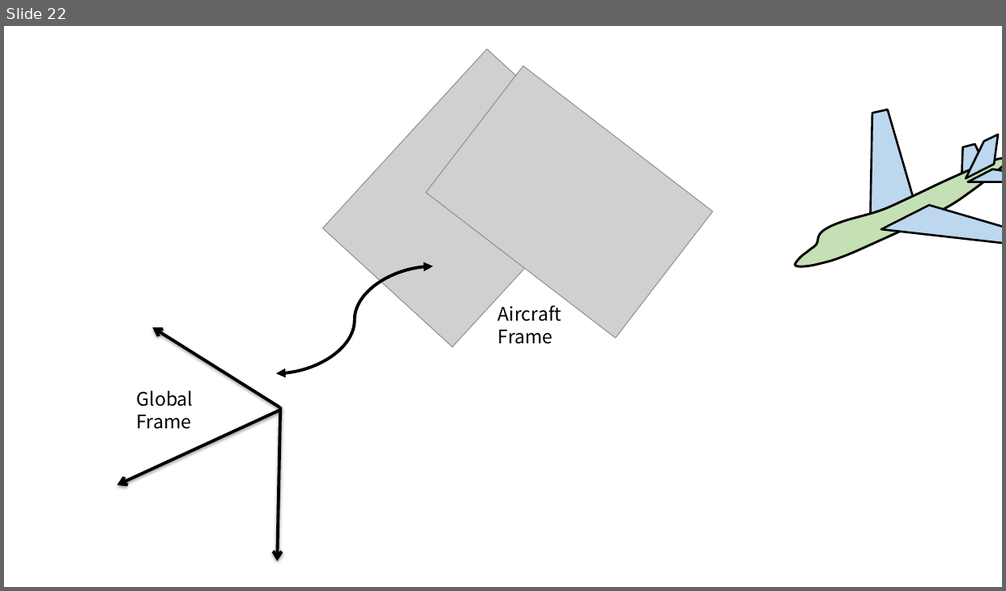
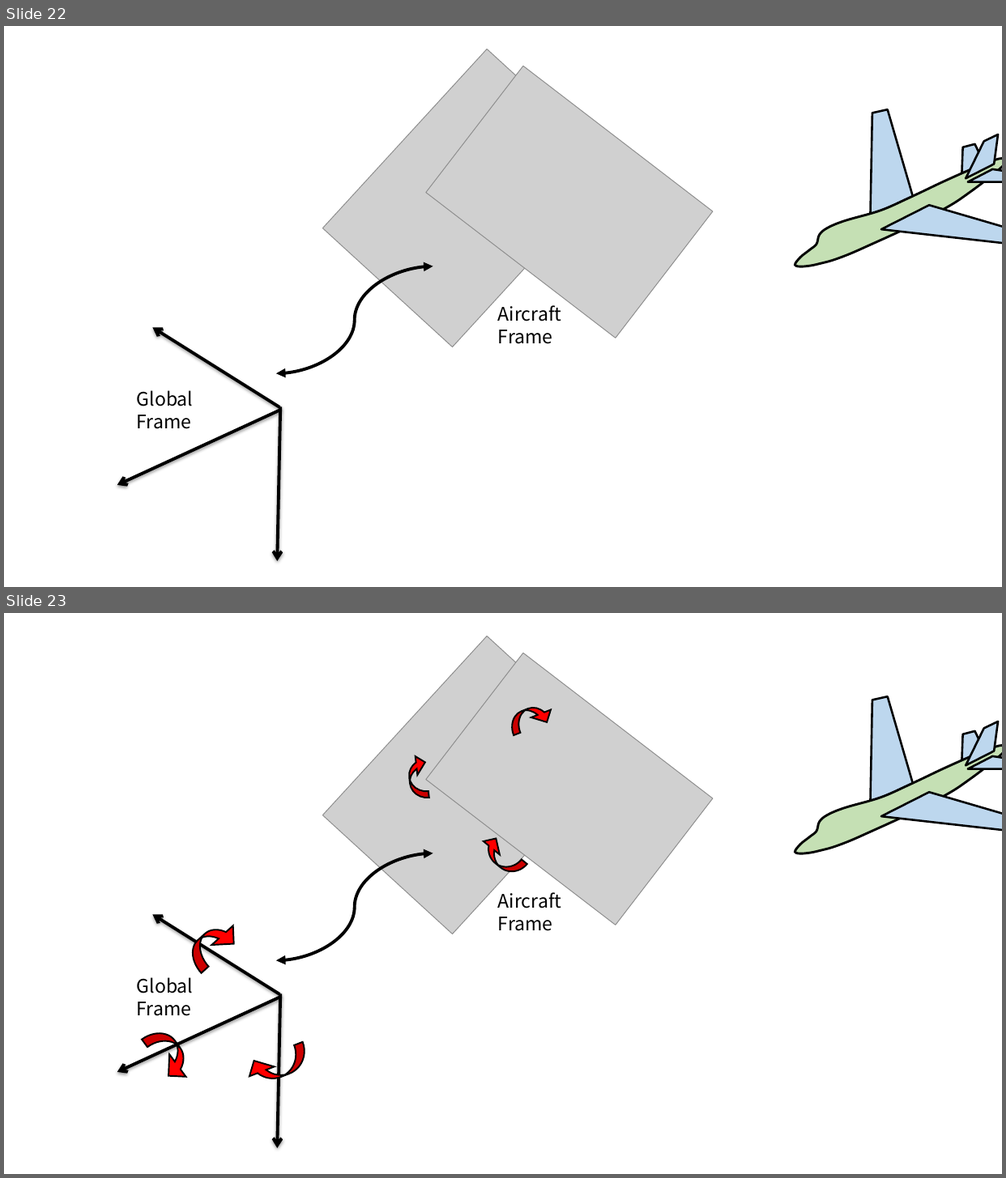
Before and after one commit to zeta-plusplus/AircraftDynamics, a slide deck: figs/makeFigs.pptx. Shown one above the other, each under a label of ours: slide 22 before the commit, slides 22 and 23 after it. The pictures are 1006x591 and 1006x1178 pixels, drawn with LibreOffice and Linux fonts; fonts in the diff are those of the drawing; grey boxes stand for pictures. Boxes give left, top, right and bottom in pixels: in the first picture for what was removed or moved away, otherwise in the second. Text is boxed around its words. In the diff, an @@ line names an element or a change of style, - is before the commit and + after.

```diff
--- a/figs/makeFigs.pptx
+++ b/figs/makeFigs.pptx
@@ slide 23 added at [4,613,1002,1174], background #FFFFFF @@
@@ picture added at [323,636,617,934] @@
@@ picture added at [426,653,713,925] @@
@@ curved left arrow added at [507,700,557,735], fill #FF0000, outline #000000 1.5 pt @@
@@ freeform shape added at [870,697,914,811], fill #BDD7EE, outline #000000 2 pt @@
@@ freeform shape added at [962,731,987,764], fill #BDD7EE, outline #000000 2 pt @@
@@ freeform shape added at [966,722,998,766], fill #BDD7EE, outline #000000 2 pt @@
@@ curved left arrow added at [407,753,428,799], fill #FF0000, outline #000000 1.5 pt @@
@@ freeform shape added at [795,746,1002,854], fill #C5E0B4, outline #000000 2.25 pt @@
@@ freeform shape added at [881,746,1002,894], fill #BDD7EE, outline #000000 2 pt @@
@@ freeform shape added at [968,738,1002,794], fill #BDD7EE, outline #000000 2 pt @@
@@ curved double arrow added from (276, 961) to (433, 854), #000000 3 pt @@
@@ curved left arrow added at [475,832,527,879], fill #FF0000, outline #000000 1.5 pt @@
@@ text added at [498,892,561,931], 18 pt, text #000000 @@
+Aircraft
+Frame
@@ arrow added from (279, 995) to (153, 914), #000000 3 pt @@
@@ curved left arrow added at [184,914,245,973], fill #FF0000, outline #000000 1.5 pt @@
@@ arrow added from (281, 997) to (117, 1072), #000000 3 pt @@
@@ text added at [137,977,194,1016], 18 pt, text #000000 @@
+Global
+Frame
@@ arrow added from (280, 994) to (277, 1148), #000000 3 pt @@
@@ curved left arrow added at [142,1024,198,1088], fill #FF0000, outline #000000 1.5 pt @@
@@ curved left arrow added at [242,1042,312,1088], fill #FF0000, outline #000000 1.5 pt @@
```
Also in this commit, not shown: 11 other files.
